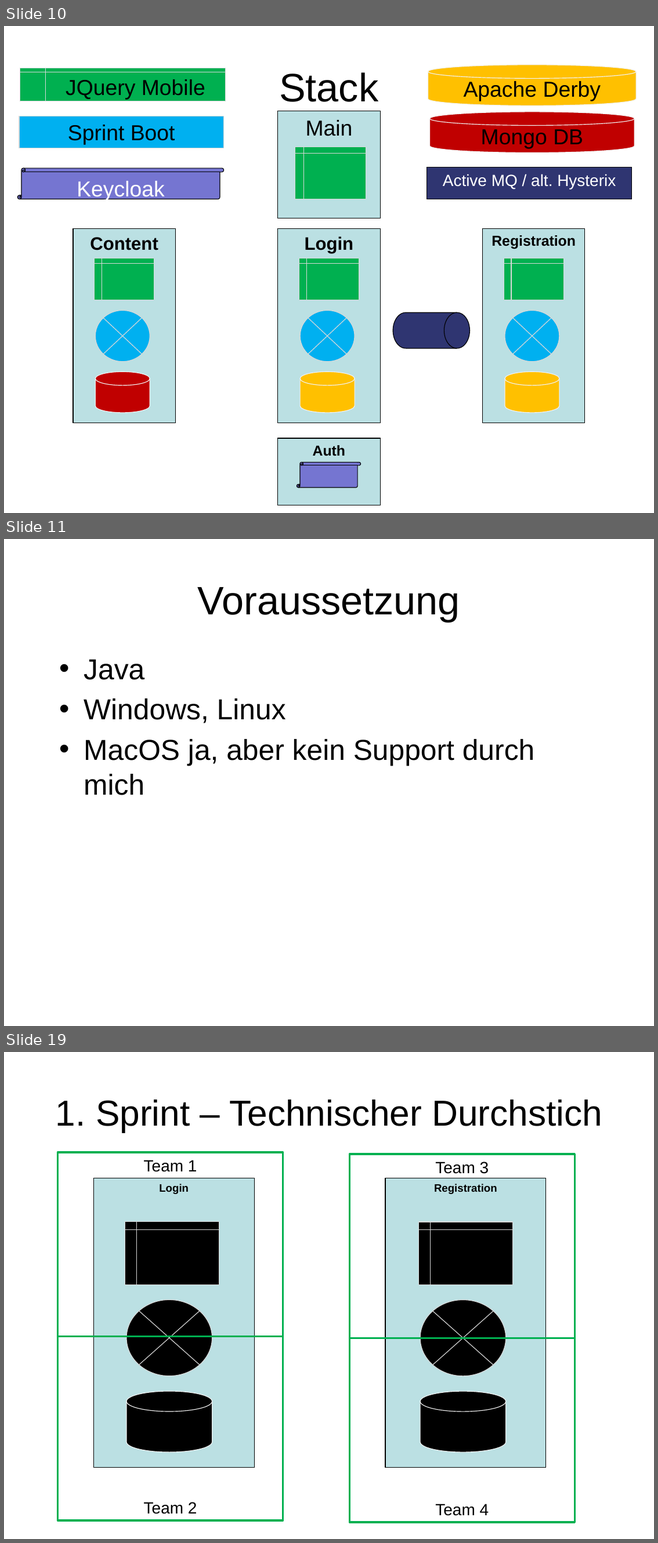
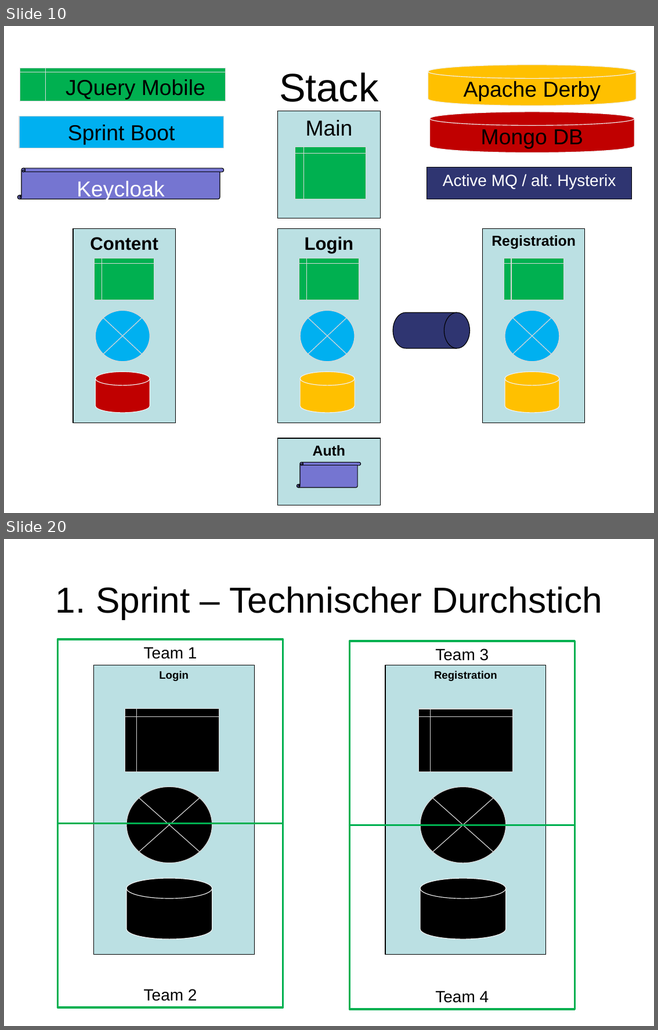
Before and after one commit to owronka/SubZeroMicroservices, a slide deck: doc/Resilient Microservices.pptx. Shown one above the other, each under a label of ours: slides 10, 11 and 19 before the commit, slides 10 and 20 after it; the slides between them are not shown. The pictures are 658x1543 and 658x1030 pixels, drawn with LibreOffice and Linux fonts; fonts in the diff are those of the drawing. Boxes give left, top, right and bottom in pixels: in the first picture for what was removed or moved away, otherwise in the second. Text is boxed around its words. In the diff, an @@ line names an element or a change of style, - is before the commit and + after.

```diff
--- a/doc/Resilient Microservices.pptx
+++ b/doc/Resilient Microservices.pptx
@@ slide 11 removed at bbox=[4, 539, 654, 1026], background #FFFFFF @@
@@ title removed at bbox=[197, 587, 460, 621] @@
-Voraussetzung
@@ text removed at bbox=[83, 659, 535, 795] @@
-• Java
-• Windows, Linux
-• MacOS ja, aber kein Support durch mich
@@ what was slide 19 is now slide 20 @@
```
Also in this commit, not shown: 7 slides changed, 2 slides added, 50 other files.
